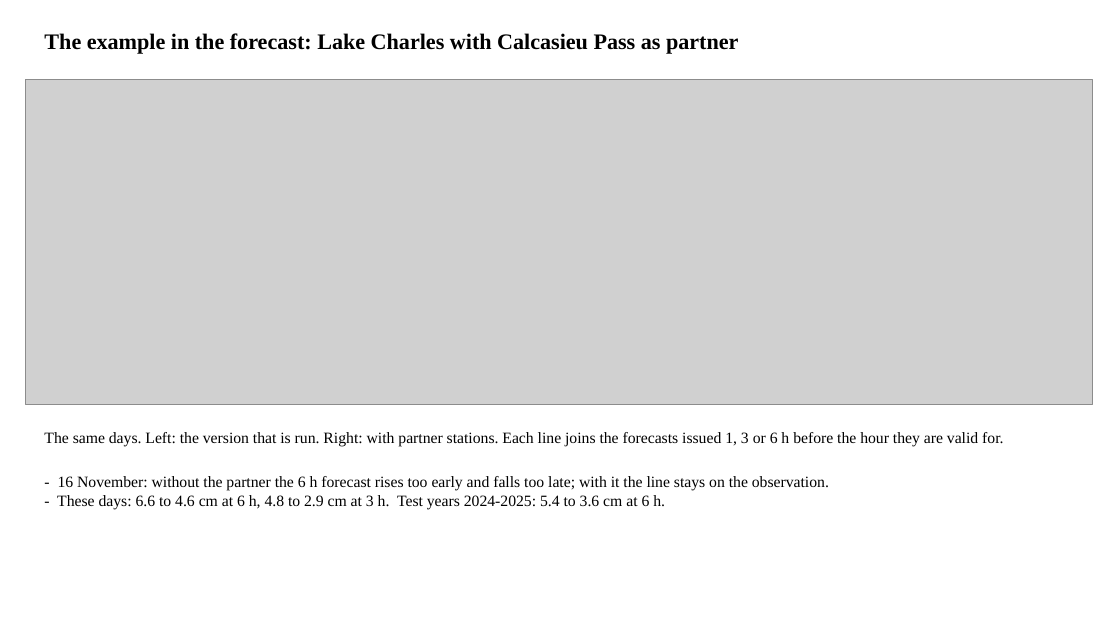
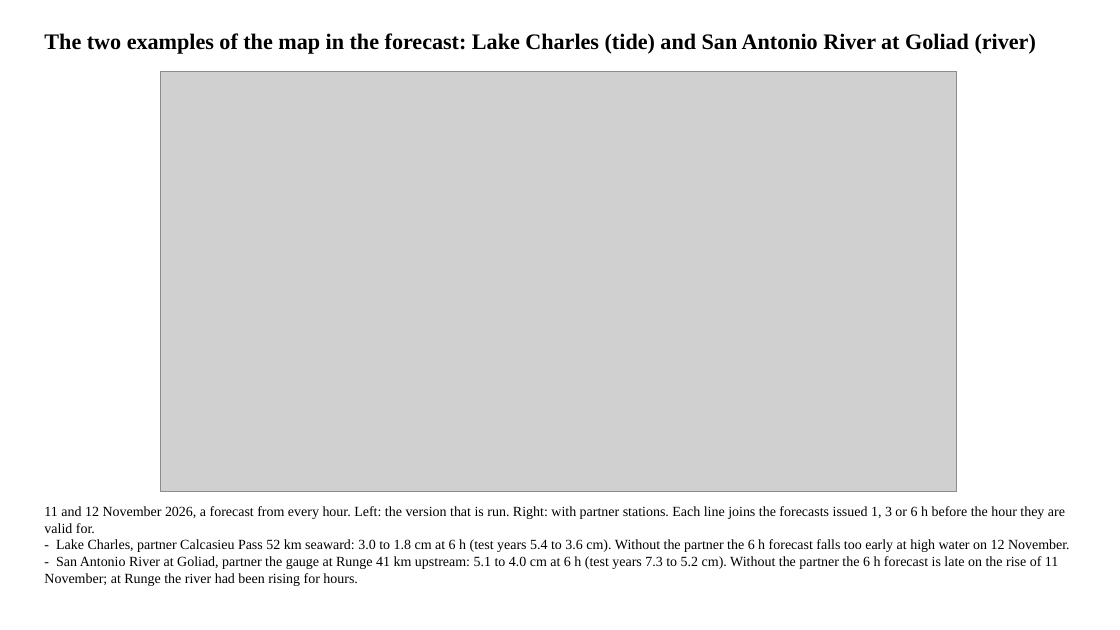
Before and after one commit to LaurenW1997/subdomainLSTM, a slide deck: slide 6 of deliverables/34_since_meeting.pptx. Drawn at 1120x630 pixels with LibreOffice and Linux fonts; fonts in the diff are those of the drawing; grey boxes stand for pictures. Boxes give left, top, right and bottom in pixels: in the first picture for what was removed or moved away, otherwise in the second. Text is boxed around its words. In the diff, an @@ line names an element or a change of style, - is before the commit and + after.

```diff
--- a/deliverables/34_since_meeting.pptx
+++ b/deliverables/34_since_meeting.pptx
@@ text at (44,33,1036,54): text changed @@
-The example in the forecast: Lake Charles with Calcasieu Pass as partner
+The two examples of the map in the forecast: Lake Charles (tide) and San Antonio River at Goliad (river)
@@ picture: place and size @@
-picture at (25,80,1092,405)
+picture at (160,71,957,492)
@@ text at (44,506,1070,586): text changed; size 13.5 to 12 pt @@
-The same days. Left: the version that is run. Right: with partner stations. Each line joins the forecasts issued 1, 3 or 6 h before the hour they are valid for.
-- 16 November: without the partner the 6 h forecast rises too early and falls too late; with it the line stays on the observation.
-- These days: 6.6 to 4.6 cm at 6 h, 4.8 to 2.9 cm at 3 h. Test years 2024-2025: 5.4 to 3.6 cm at 6 h.
+11 and 12 November 2026, a forecast from every hour. Left: the version that is run. Right: with partner stations. Each line joins the forecasts issued 1, 3 or 6 h before the hour they are valid for.
+- Lake Charles, partner Calcasieu Pass 52 km seaward: 3.0 to 1.8 cm at 6 h (test years 5.4 to 3.6 cm). Without the partner the 6 h forecast falls too early at high water on 12 November.
+- San Antonio River at Goliad, partner the gauge at Runge 41 km upstream: 5.1 to 4.0 cm at 6 h (test years 7.3 to 5.2 cm). Without the partner the 6 h forecast is late on the rise of 11 November; at Runge the river had been rising for hours.
```
Also in this commit, not shown: 1 other slide changed, 1 slide removed, 7 other files.
